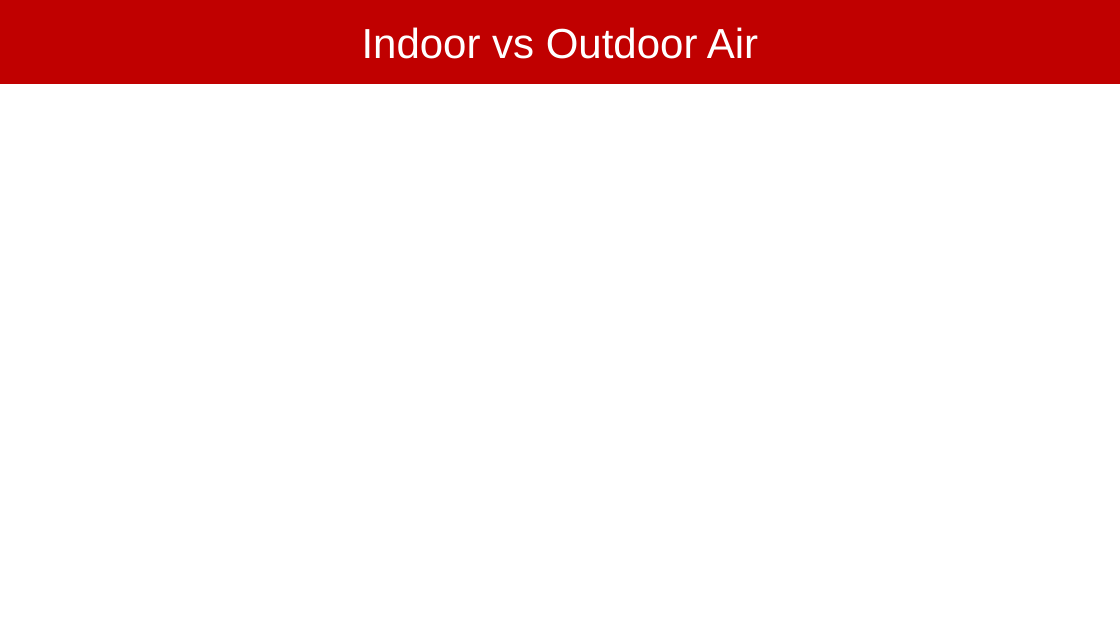
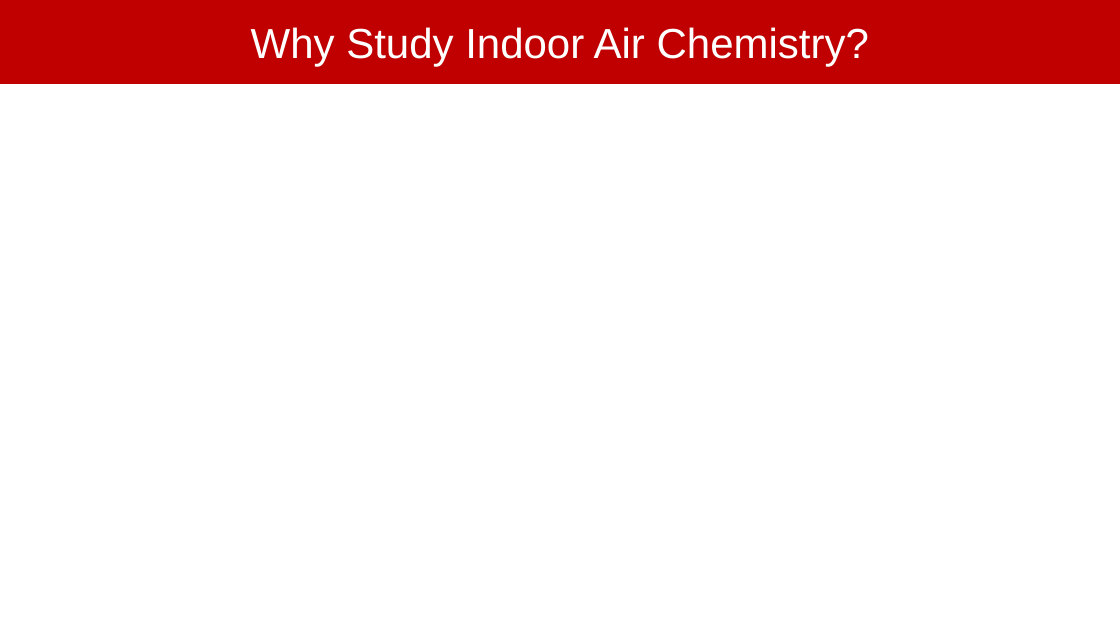
Before and after one commit to jdshutter/F0AM-Model-Indoor-Air, a slide deck: slide 2 of JLC_JDS_IndoorAir_F0AMProject.pptx. Drawn at 1120x630 pixels with LibreOffice and Linux fonts; fonts in the diff are those of the drawing. Boxes give left, top, right and bottom in pixels: in the first picture for what was removed or moved away, otherwise in the second. Text is boxed around its words. In the diff, an @@ line names an element or a change of style, - is before the commit and + after.

```diff
--- a/JLC_JDS_IndoorAir_F0AMProject.pptx
+++ b/JLC_JDS_IndoorAir_F0AMProject.pptx
@@ text in rectangle at bbox=[251, 27, 869, 67]: text changed @@
-Indoor vs Outdoor Air
+Why Study Indoor Air Chemistry?
```
Also in this commit, not shown: 1 other slide changed, 3 other files.
